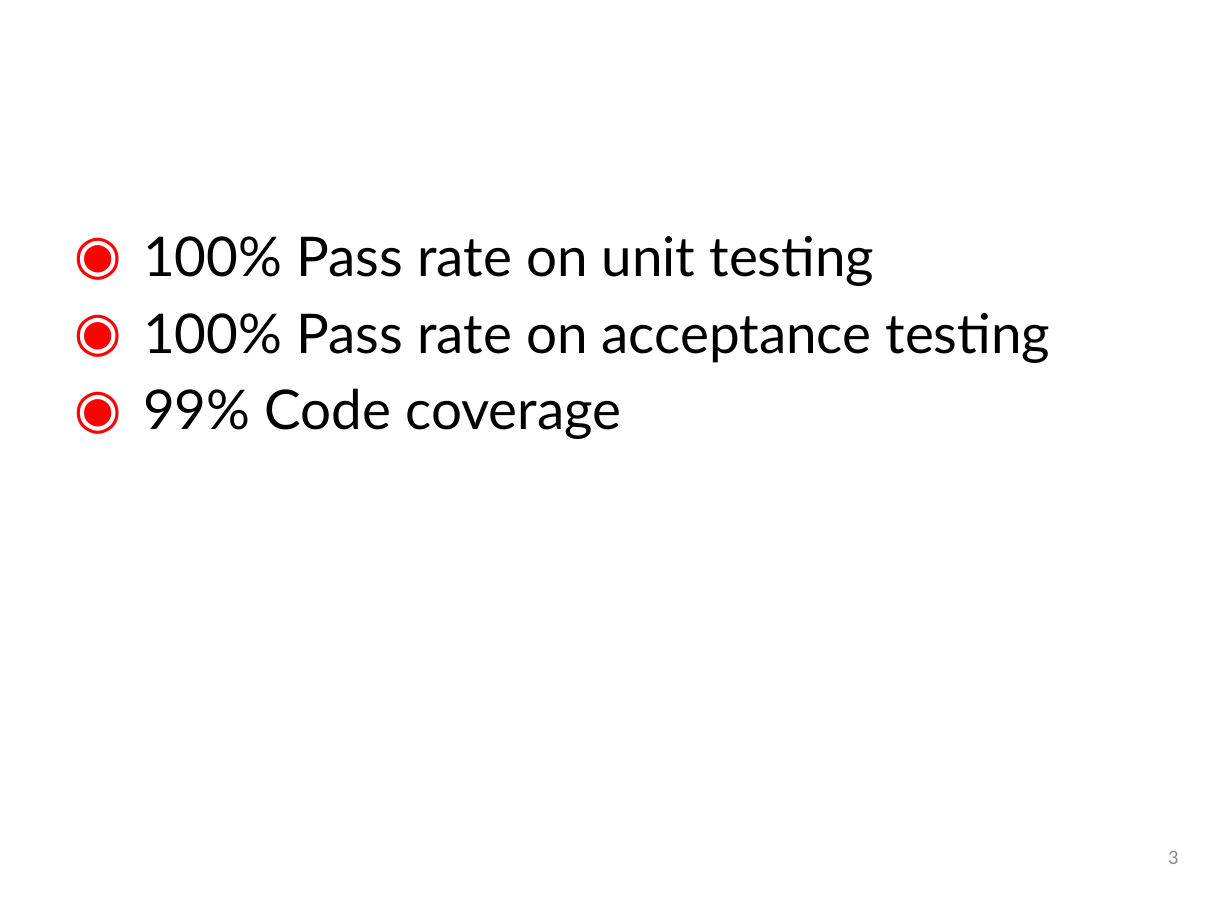
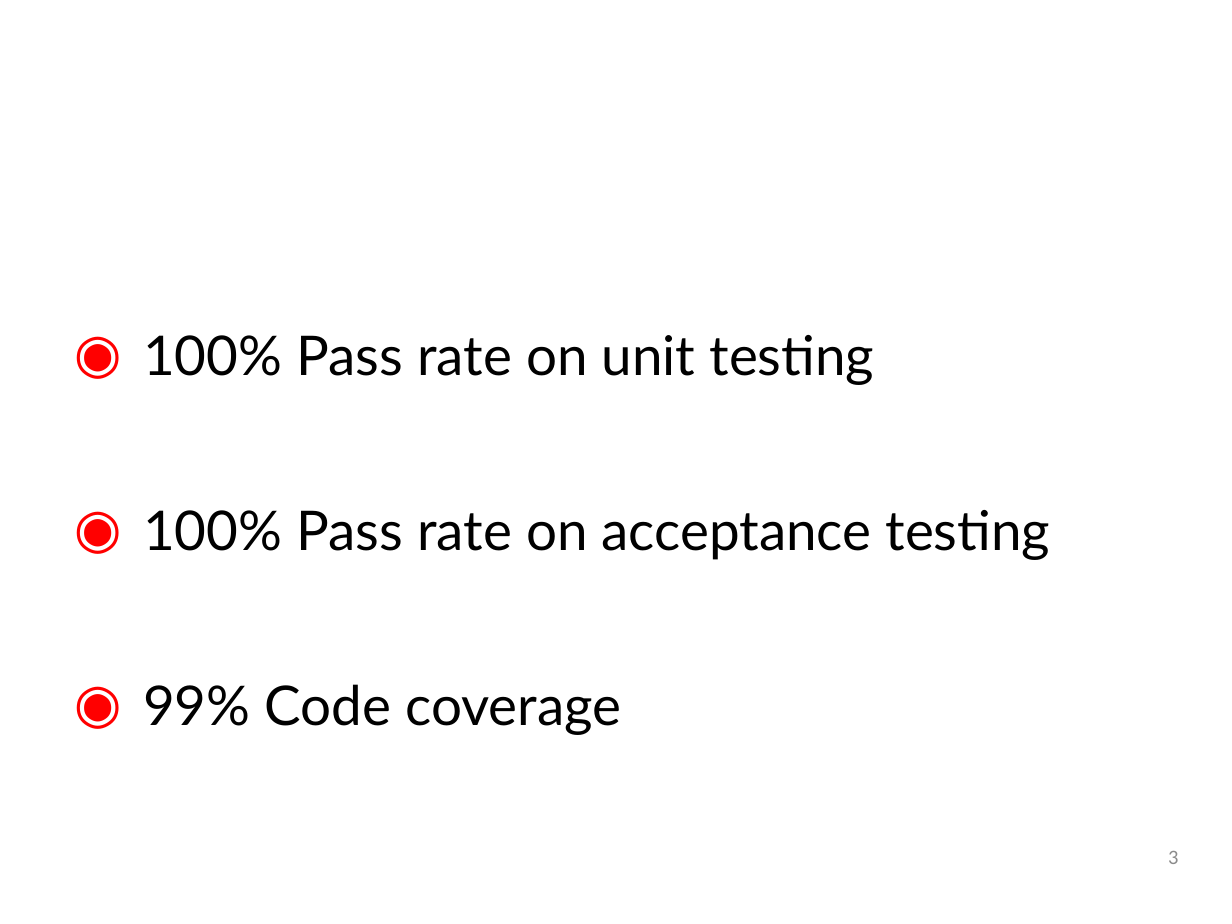
Before and after one commit to SpacemanRiff/spring-semester-project, a slide deck: slide 3 of powerpoints/Sprint 4.pptx. Drawn at 1232x924 pixels with LibreOffice and Linux fonts; fonts in the diff are those of the drawing; background and template pictures are left out. Boxes give left, top, right and bottom in pixels: in the first picture for what was removed or moved away, otherwise in the second. Text is boxed around its words. In the diff, an @@ line names an element or a change of style, - is before the commit and + after.

```diff
--- a/powerpoints/Sprint 4.pptx
+++ b/powerpoints/Sprint 4.pptx
@@ text "100% Pass rate on unit ..." at (143,335,1051,735): line spacing 1 to 2.5 @@
```
Also in this commit, not shown: 10 other slides changed.
